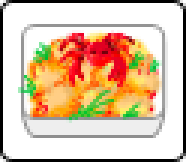
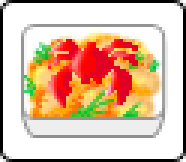
Layer changes from the first 186 x 162 image to the second:
added layer "Слой 4" in group "grillet-meat-" over [42, 30, 135, 120]
painted on "Слой 3" over [30, 30, 159, 117]
